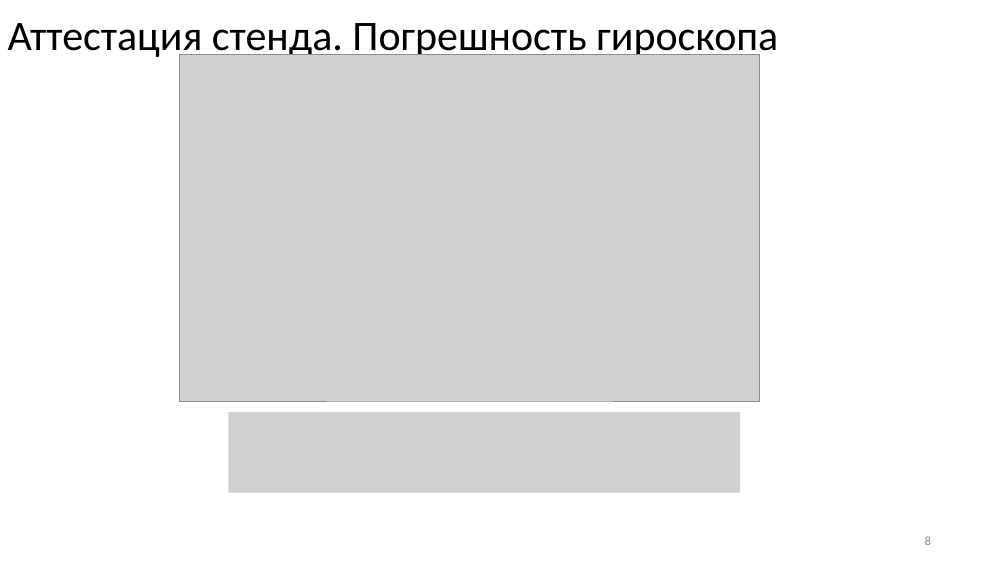
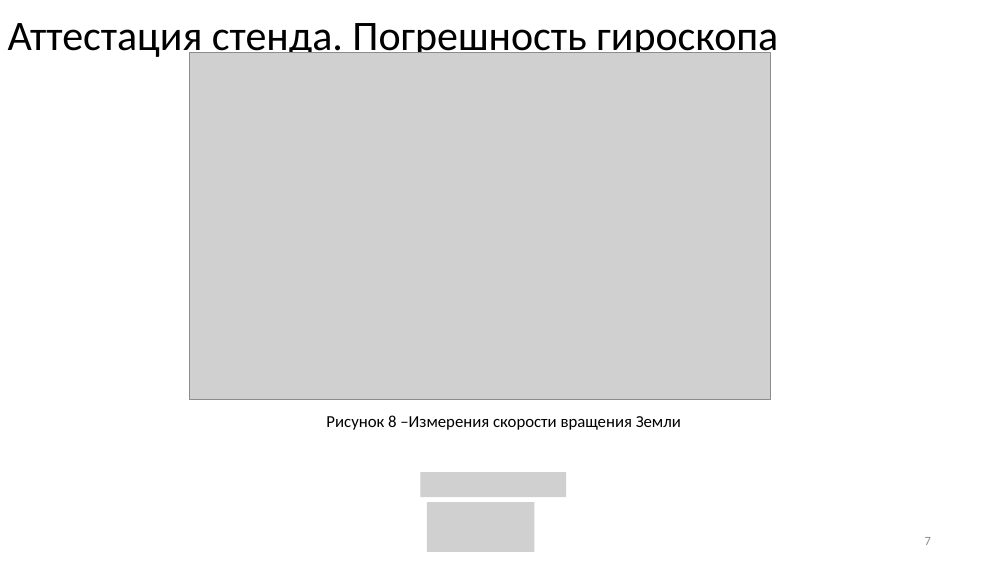
Before and after one commit to iliyars/reactive-moment-phd, a slide deck: slide 7 of Ppt/финальная версия.pptx (slide 8 before the commit). Drawn at 1008x567 pixels with LibreOffice and Linux fonts; fonts in the diff are those of the drawing; grey boxes stand for pictures. Boxes give left, top, right and bottom in pixels: in the first picture for what was removed or moved away, otherwise in the second. Text is boxed around its words. In the diff, an @@ line names an element or a change of style, - is before the commit and + after.

```diff
--- a/Ppt/финальная версия.pptx
+++ b/Ppt/финальная версия.pptx
@@ picture: place and size @@
-picture at (179,54,760,401)
+picture at (190,53,771,399)
@@ picture removed at (228,412,740,493) @@
@@ text added at (326,415,681,430), 16 pt, text #000000 @@
+Рисунок 8 –Измерения скорости вращения Земли
@@ picture added at (420,473,566,498) @@
@@ picture added at (427,502,535,552) @@
@@ page number at (925,537,931,545): text changed @@
-8
+7
```
Also in this commit, not shown: 3 other slides changed, 1 slide added, 1 slide removed, 2 other files.
